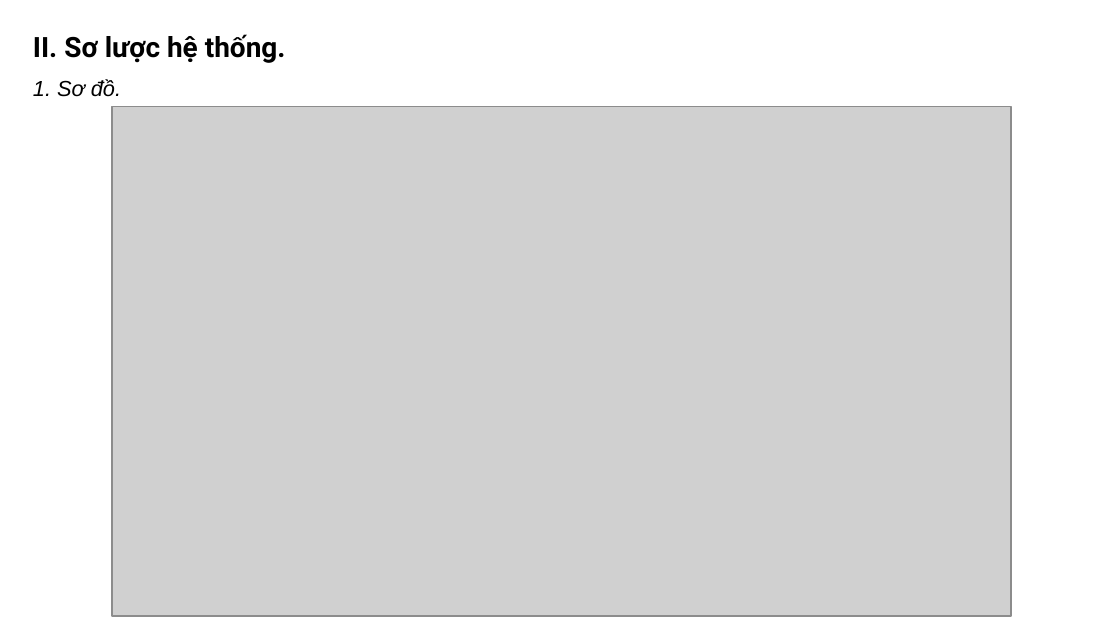
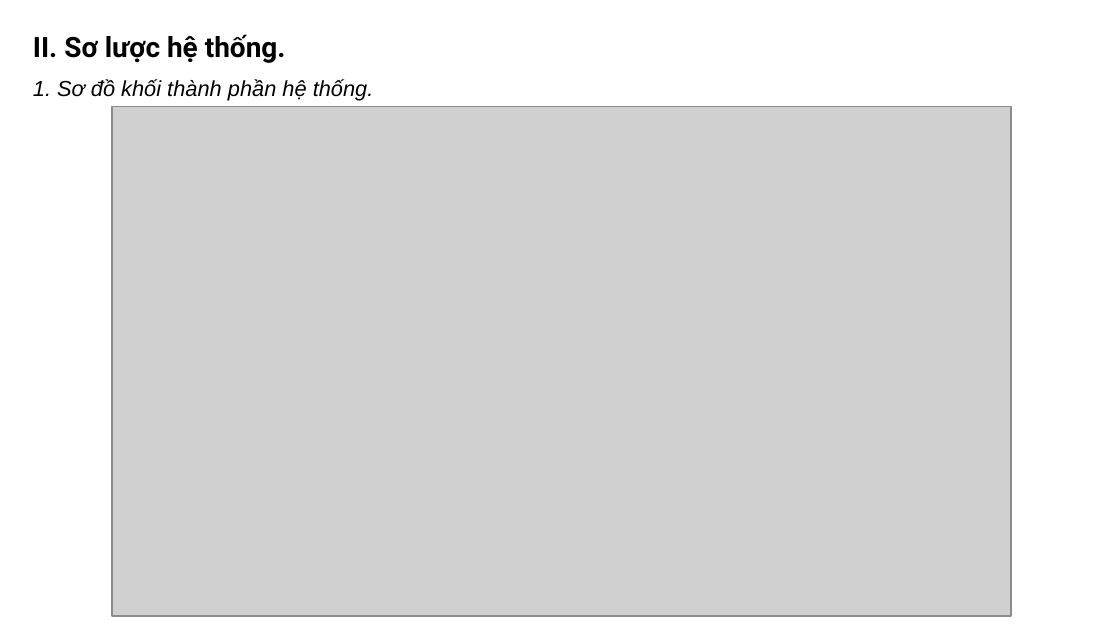
Before and after one commit to khanhnm08/HK_Egg_Incubator, a slide deck: slide 4 of Slide bao cao.pptx. Drawn at 1120x630 pixels with LibreOffice and Linux fonts; fonts in the diff are those of the drawing; grey boxes stand for pictures. Boxes give left, top, right and bottom in pixels: in the first picture for what was removed or moved away, otherwise in the second. Text is boxed around its words. In the diff, an @@ line names an element or a change of style, - is before the commit and + after.

```diff
--- a/Slide bao cao.pptx
+++ b/Slide bao cao.pptx
@@ text at (33,79,374,100): text changed @@
-1. Sơ đồ.
+1. Sơ đồ khối thành phần hệ thống.
```
Also in this commit, not shown: 2 other slides changed, 11 other files.
